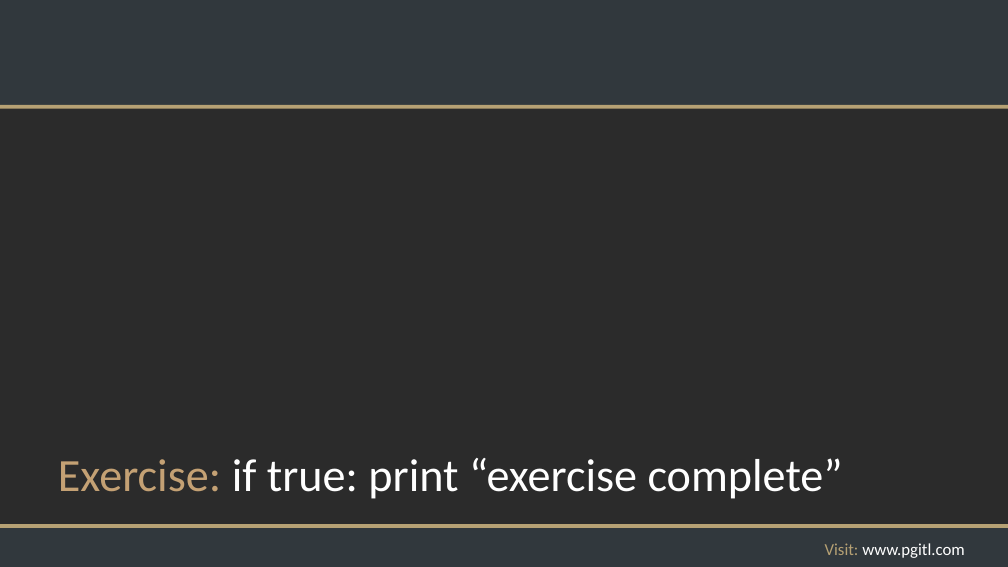
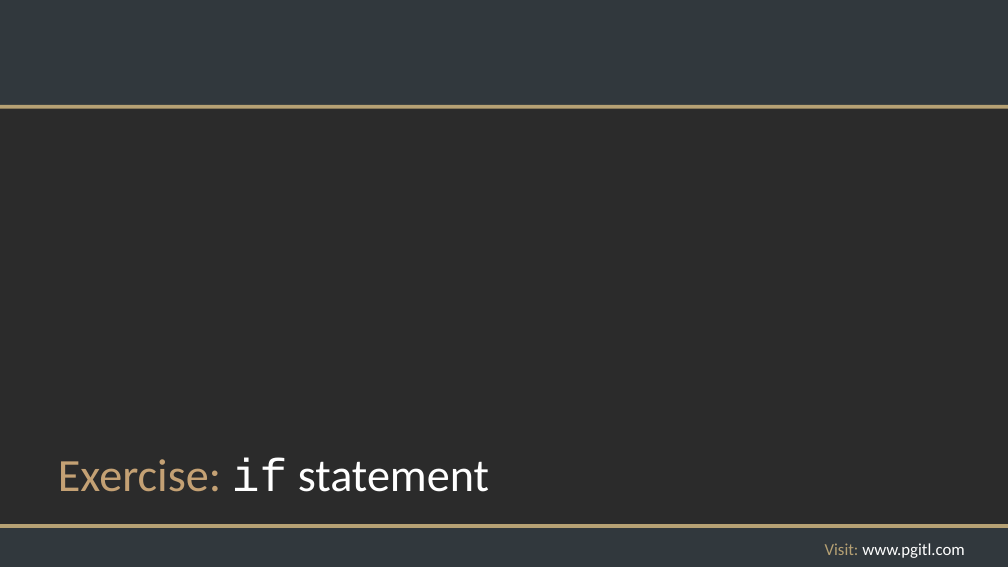
Before and after one commit to rikkouri/project-a, a slide deck: slide 85 of Programming Foundations.pptx. Drawn at 1008x567 pixels with LibreOffice and Linux fonts; fonts in the diff are those of the drawing; background and template pictures are left out; a plain dark background stands for a picture behind light text. Boxes give left, top, right and bottom in pixels: in the first picture for what was removed or moved away, otherwise in the second. Text is boxed around its words. In the diff, an @@ line names an element or a change of style, - is before the commit and + after.

Commit message:
Debugging examples and exercise

```diff
--- a/Programming Foundations.pptx
+++ b/Programming Foundations.pptx
@@ title at (58,458,489,492): text changed @@
-Exercise: if true: print “exercise complete”
+Exercise: if statement
```
Also in this commit, not shown: 3 other slides changed, 4 slides added, 4 other files.
